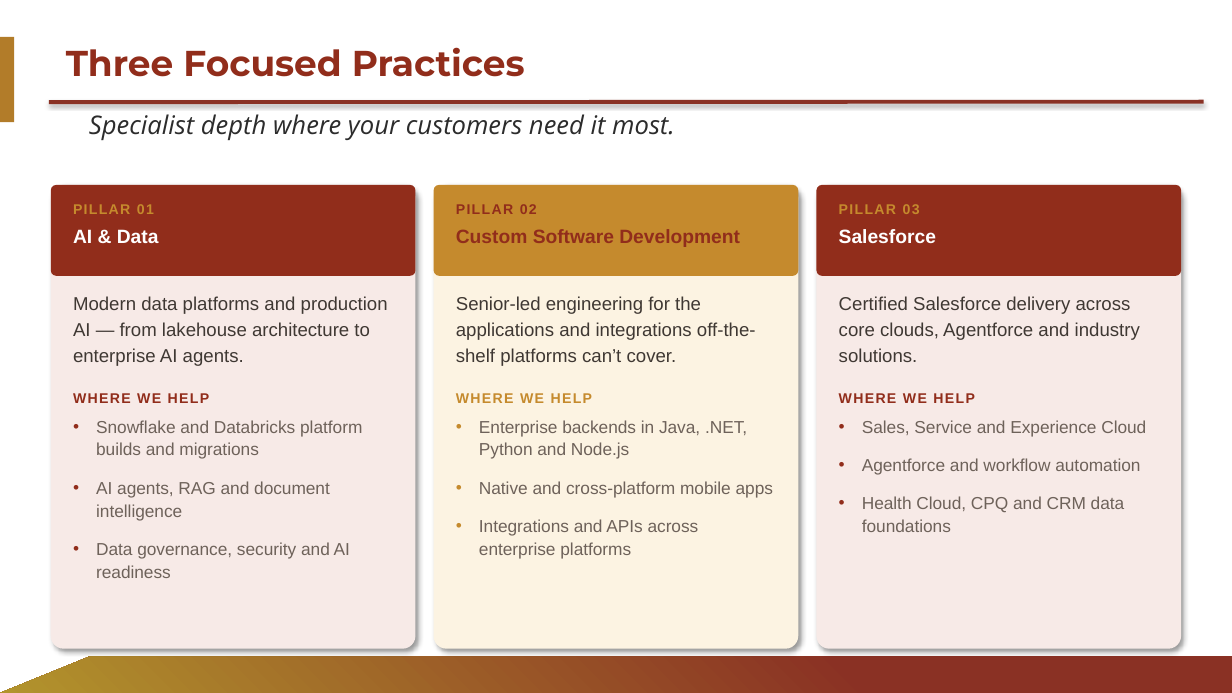
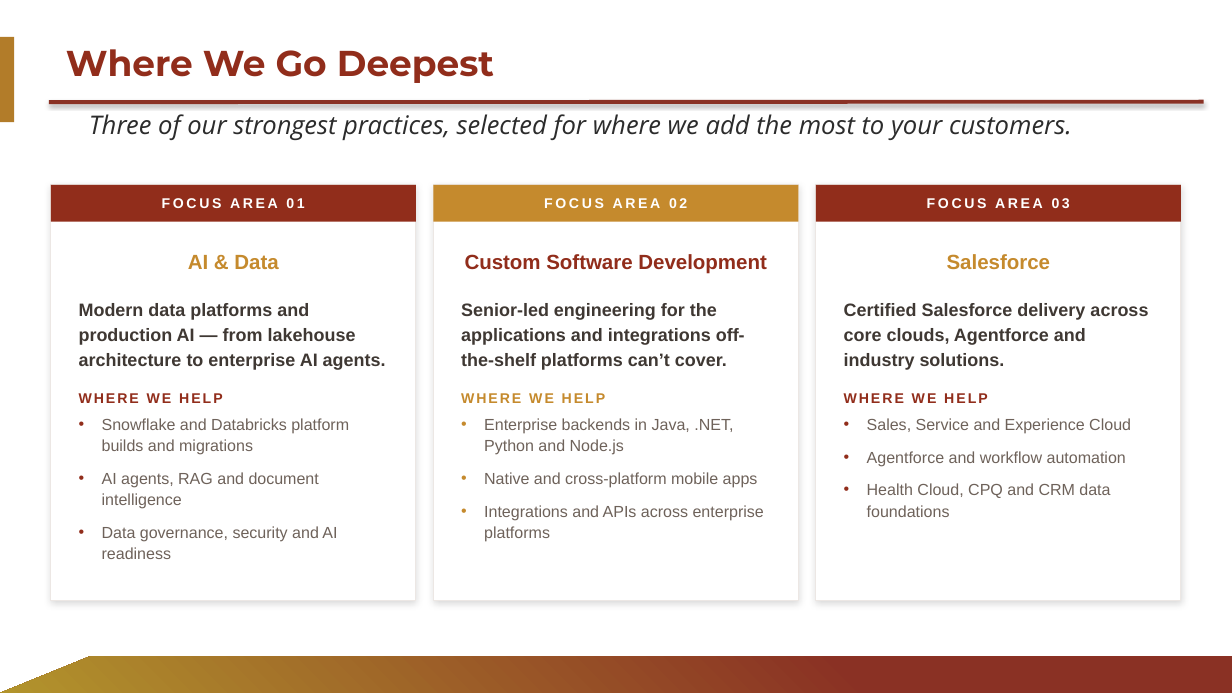
Before and after one commit to liza212/Test, a slide deck: slide 2 of decks/Palni_Capabilities_Partner.pptx. Drawn at 1232x693 pixels with LibreOffice and Linux fonts; fonts in the diff are those of the drawing; background and template pictures are left out. Boxes give left, top, right and bottom in pixels: in the first picture for what was removed or moved away, otherwise in the second. Text is boxed around its words. In the diff, an @@ line names an element or a change of style, - is before the commit and + after.

```diff
--- a/decks/Palni_Capabilities_Partner.pptx
+++ b/decks/Palni_Capabilities_Partner.pptx
@@ title at (x1=66, y1=49, x2=494, y2=83): text changed @@
-Three Focused Practices
+Where We Go Deepest
@@ text at (x1=89, y1=114, x2=1072, y2=140): text changed @@
-Specialist depth where your customers need it most.
+Three of our strongest practices, selected for where we add the most to your customers.
@@ rounded rectangle removed at (x1=51, y1=185, x2=416, y2=649) @@
@@ round same rect removed at (x1=51, y1=185, x2=416, y2=275) @@
@@ rectangle added at (x1=51, y1=185, x2=416, y2=601), fill #FFFFFF, outline #ECE7E4 0.75 pt @@
@@ rectangle added at (x1=51, y1=185, x2=416, y2=222), fill #912D1B, 11 pt, text #FFFFFF, bold @@
+FOCUS AREA 01
@@ text removed at (x1=73, y1=204, x2=154, y2=214) @@
-PILLAR 01
@@ rounded rectangle removed at (x1=433, y1=185, x2=799, y2=649) @@
@@ round same rect removed at (x1=433, y1=185, x2=799, y2=275) @@
@@ rectangle added at (x1=433, y1=185, x2=799, y2=601), fill #FFFFFF, outline #ECE7E4 0.75 pt @@
@@ rectangle added at (x1=433, y1=185, x2=799, y2=222), fill #C58A2D, 11 pt, text #FFFFFF, bold @@
+FOCUS AREA 02
@@ text removed at (x1=456, y1=204, x2=537, y2=214) @@
-PILLAR 02
@@ rectangle added at (x1=816, y1=185, x2=1181, y2=601), fill #FFFFFF, outline #ECE7E4 0.75 pt @@
@@ rectangle added at (x1=816, y1=185, x2=1181, y2=222), fill #912D1B, 11 pt, text #FFFFFF, bold @@
+FOCUS AREA 03
@@ rounded rectangle removed at (x1=817, y1=185, x2=1182, y2=649) @@
@@ round same rect removed at (x1=817, y1=185, x2=1182, y2=275) @@
@@ text removed at (x1=839, y1=204, x2=920, y2=214) @@
-PILLAR 03
@@ text "AI & Data" at (x1=188, y1=255, x2=278, y2=269): size 15 to 16 pt, text colour #FFFFFF to #C58A2D; alignment left to centre; line spacing 1.06 to 1; vertical alignment top to middle @@
@@ text "Custom Software Development" at (x1=465, y1=254, x2=767, y2=274): size 15 to 16 pt; alignment left to centre; line spacing 1.06 to 1; vertical alignment top to middle @@
@@ 3 texts moved together from (x1=73, y1=229, x2=936, y2=247) to (x1=188, y1=254, x2=1051, y2=274) @@
@@ text "Salesforce" at (x1=947, y1=254, x2=1051, y2=269): size 15 to 16 pt, text colour #FFFFFF to #C58A2D; alignment left to centre; line spacing 1.06 to 1; vertical alignment top to middle @@
@@ text "Modern data platforms and production ..." moved from (x1=73, y1=296, x2=388, y2=578) to (x1=79, y1=303, x2=386, y2=559) @@
@@ text "Modern data platforms and production ..." at (x1=79, y1=303, x2=386, y2=559): size 14.5 to 14 pt, bold on in "Modern data platforms and production AI — ..."; letter spacing 1 to 1.5 pt in "WHERE WE HELP"; size 13.5 to 12.5 pt in "Snowflake and Databricks platform builds and migrations", "AI agents, RAG and document intelligence", "Data governance, security and AI readiness"; less space between paragraphs @@
@@ text "Senior-led engineering for the applications ..." moved from (x1=456, y1=296, x2=773, y2=559) to (x1=461, y1=303, x2=764, y2=542) @@
@@ text "Senior-led engineering for the applications ..." at (x1=461, y1=303, x2=764, y2=542): size 14.5 to 14 pt, bold on in "Senior-led engineering for the applications and integrations ..."; letter spacing 1 to 1.5 pt in "WHERE WE HELP"; size 13.5 to 12.5 pt in "Enterprise backends in Java, .NET, Python and ...", "Native and cross-platform mobile apps", "Integrations and APIs across enterprise platforms"; less space between paragraphs @@
@@ text "Certified Salesforce delivery across core ..." moved from (x1=839, y1=296, x2=1146, y2=532) to (x1=844, y1=303, x2=1148, y2=517) @@
@@ text "Certified Salesforce delivery across core ..." at (x1=844, y1=303, x2=1148, y2=517): size 14.5 to 14 pt, bold on in "Certified Salesforce delivery across core clouds, Agentforce ..."; letter spacing 1 to 1.5 pt in "WHERE WE HELP"; size 13.5 to 12.5 pt in "Sales, Service and Experience Cloud", "Agentforce and workflow automation", "Health Cloud, CPQ and CRM data foundations"; less space between paragraphs @@
```
Also in this commit, not shown: 1 other slide changed, 2 slides added.
